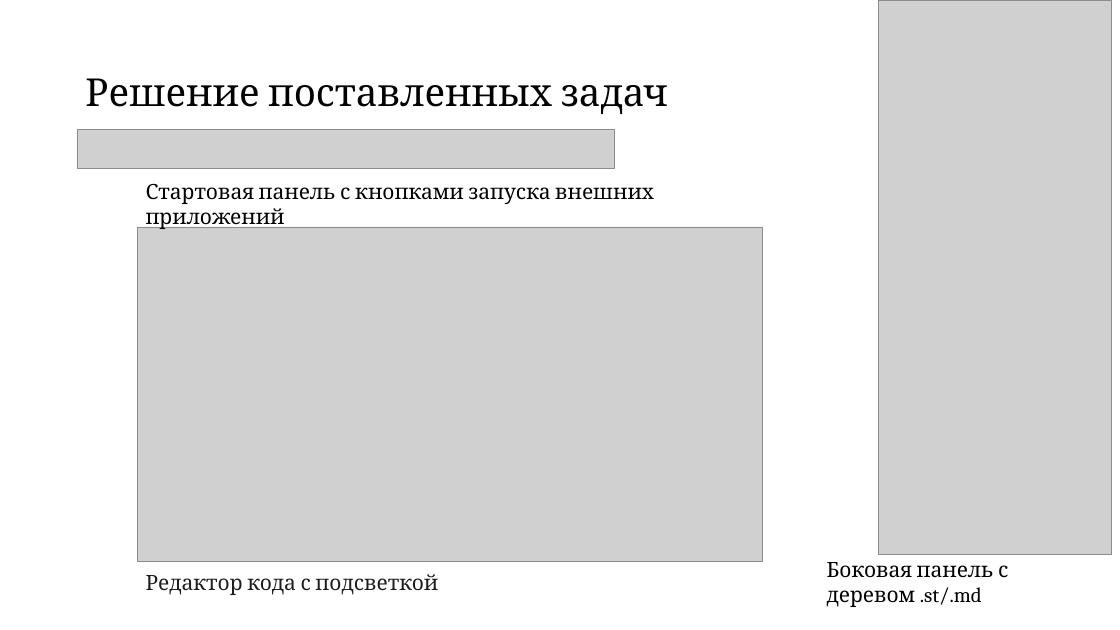
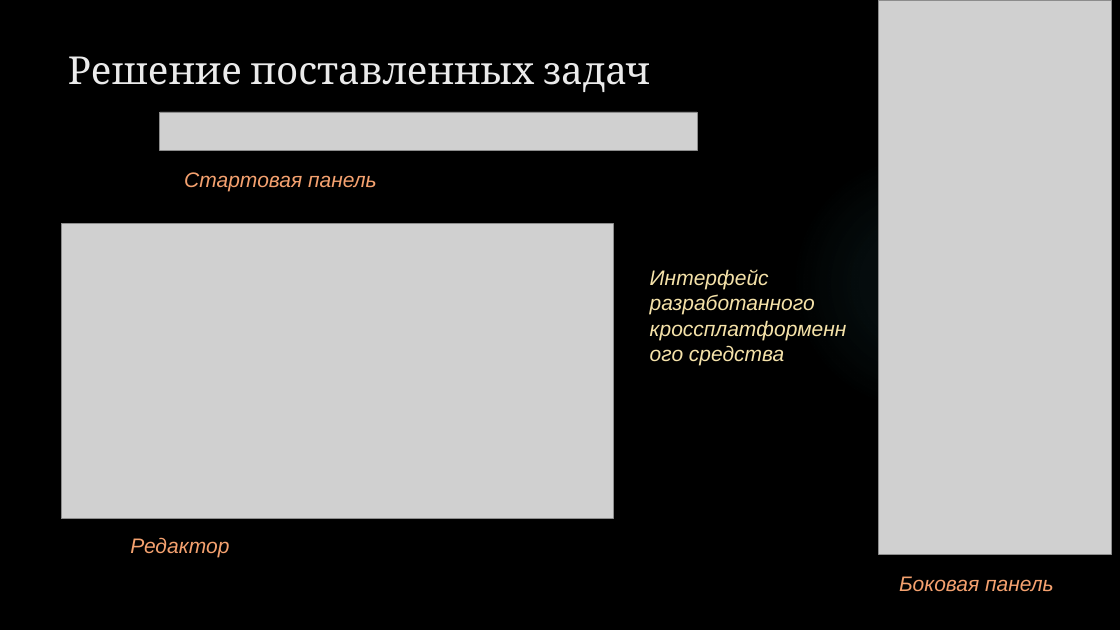
Before and after one commit to Ratilife/cheat_sheet5, a slide deck: slide 15 of docs/Диплом/Оригинал/Презинтация диплома.pptx (slide 12 before the commit). Drawn at 1120x630 pixels with LibreOffice and Linux fonts; fonts in the diff are those of the drawing; grey boxes stand for pictures; background and template pictures are left out. Boxes give left, top, right and bottom in pixels: in the first picture for what was removed or moved away, otherwise in the second. Text is boxed around its words. In the diff, an @@ line names an element or a change of style, - is before the commit and + after.

```diff
--- a/docs/Диплом/Оригинал/Презинтация диплома.pptx
+++ b/docs/Диплом/Оригинал/Презинтация диплома.pptx
@@ background #FFFFFF to picture (left out) @@
@@ title "Решение поставленных задач": place and size @@
-title "Решение поставленных задач" at (85, 78, 668, 114)
+title "Решение поставленных задач" at (68, 56, 650, 92)
@@ title "Решение поставленных задач" at (68, 56, 650, 92): text colour #000000 to #EBEBEB; line spacing 0.9 to 1; vertical alignment middle to top @@
@@ picture: place and size @@
-picture at (77, 130, 615, 169)
+picture at (160, 112, 697, 150)
@@ text added at (184, 172, 377, 192), 18 pt, text #F4A16F, italic @@
+Стартовая панель
@@ ellipse added at (791, 154, 1049, 413), fill gradient #50B9C1 @@
@@ text removed at (146, 183, 654, 231) @@
-Стартовая панель с кнопками запуска внешних приложений
@@ picture: place and size @@
-picture at (137, 227, 762, 562)
+picture at (61, 223, 613, 519)
@@ text added at (650, 269, 815, 365), 18 pt, text #F5E2A9, italic @@
+Интерфейс разработанного кроссплатформенного средства
@@ text added at (130, 537, 229, 557), 18 pt, text #F4A16F, italic @@
+Редактор
@@ text removed at (146, 574, 438, 595) @@
-Редактор кода с подсветкой
@@ text at (899, 576, 1054, 592): text changed; font Cambria to Arial; text colour #000000 to #F4A16F; italic on @@
-Боковая панель с деревом .st/.md
+Боковая панель
```
Also in this commit, not shown: 11 other slides changed, 6 slides added, 1 slide removed, 2 other files.
